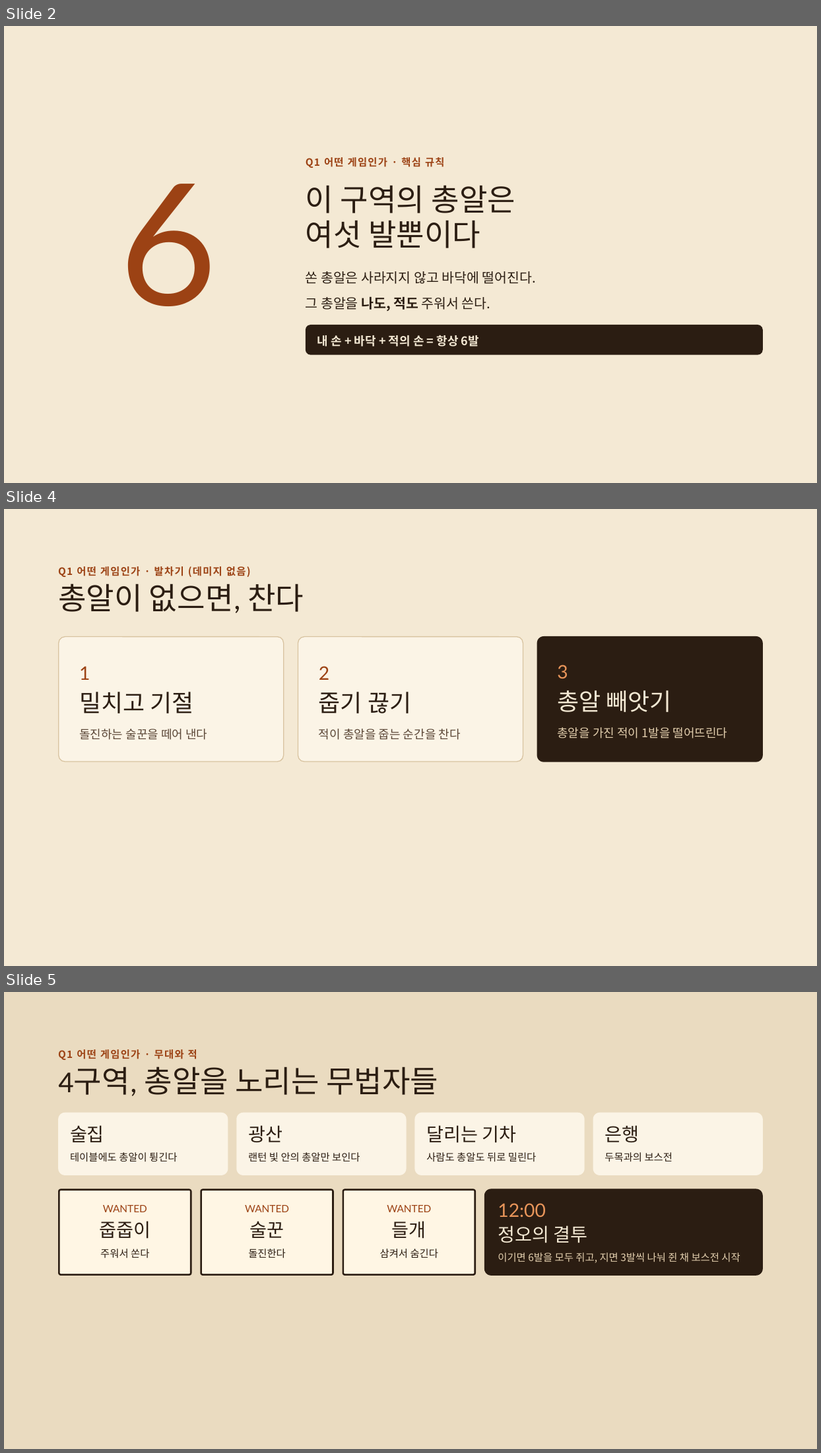
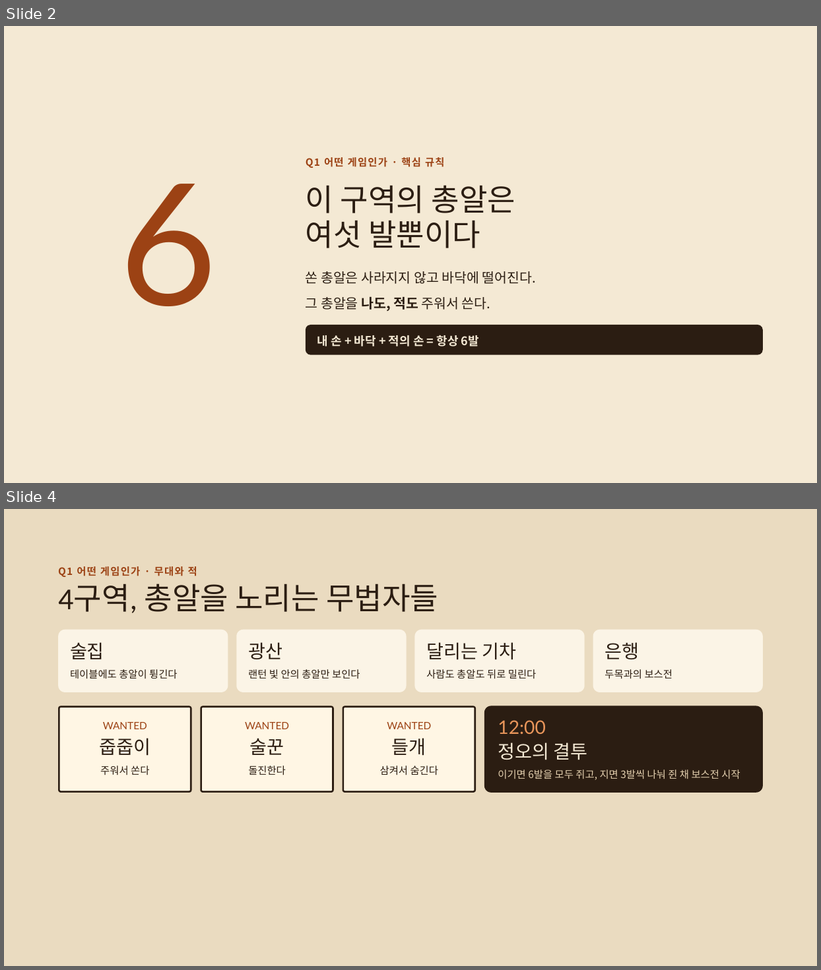
Before and after one commit to semin1228/Last6Bullet, a slide deck: docs/Last6Bullet_Presentation1.pptx. Shown one above the other, each under a label of ours: slides 2, 4 and 5 before the commit, slides 2 and 4 after it; the slides between them are not shown. The pictures are 821x1453 and 821x970 pixels, drawn with LibreOffice and Linux fonts; fonts in the diff are those of the drawing. Boxes give left, top, right and bottom in pixels: in the first picture for what was removed or moved away, otherwise in the second. Text is boxed around its words. In the diff, an @@ line names an element or a change of style, - is before the commit and + after.

```diff
--- a/docs/Last6Bullet_Presentation1.pptx
+++ b/docs/Last6Bullet_Presentation1.pptx
@@ slide 4 removed at (x1=4, y1=509, x2=817, y2=966), background #F4E9D4 @@
@@ text removed at (x1=58, y1=566, x2=251, y2=577) @@
-Q1 어떤 게임인가 · 발차기 (데미지 없음)
@@ title removed at (x1=58, y1=584, x2=304, y2=613) @@
-총알이 없으면, 찬다
@@ rounded rectangle removed at (x1=59, y1=637, x2=284, y2=762) @@
@@ rounded rectangle removed at (x1=298, y1=637, x2=523, y2=762) @@
@@ rounded rectangle removed at (x1=537, y1=636, x2=763, y2=762) @@
@@ text removed at (x1=79, y1=666, x2=90, y2=680) @@
-1
@@ text removed at (x1=319, y1=666, x2=329, y2=680) @@
-2
@@ text removed at (x1=557, y1=665, x2=568, y2=679) @@
-3
@@ text removed at (x1=79, y1=692, x2=193, y2=714) @@
-밀치고 기절
@@ text removed at (x1=319, y1=692, x2=411, y2=714) @@
-줍기 끊기
@@ text removed at (x1=557, y1=691, x2=671, y2=712) @@
-총알 빼앗기
@@ text removed at (x1=79, y1=729, x2=207, y2=740) @@
-돌진하는 술꾼을 떼어 낸다
@@ text removed at (x1=319, y1=729, x2=461, y2=740) @@
-적이 총알을 줍는 순간을 찬다
@@ text removed at (x1=557, y1=727, x2=728, y2=739) @@
-총알을 가진 적이 1발을 떨어뜨린다
@@ what was slide 5 is now slide 4 @@
```
Also in this commit, not shown: 2 slides changed, 1 slide added, 3 other slides removed, 1 other file.
